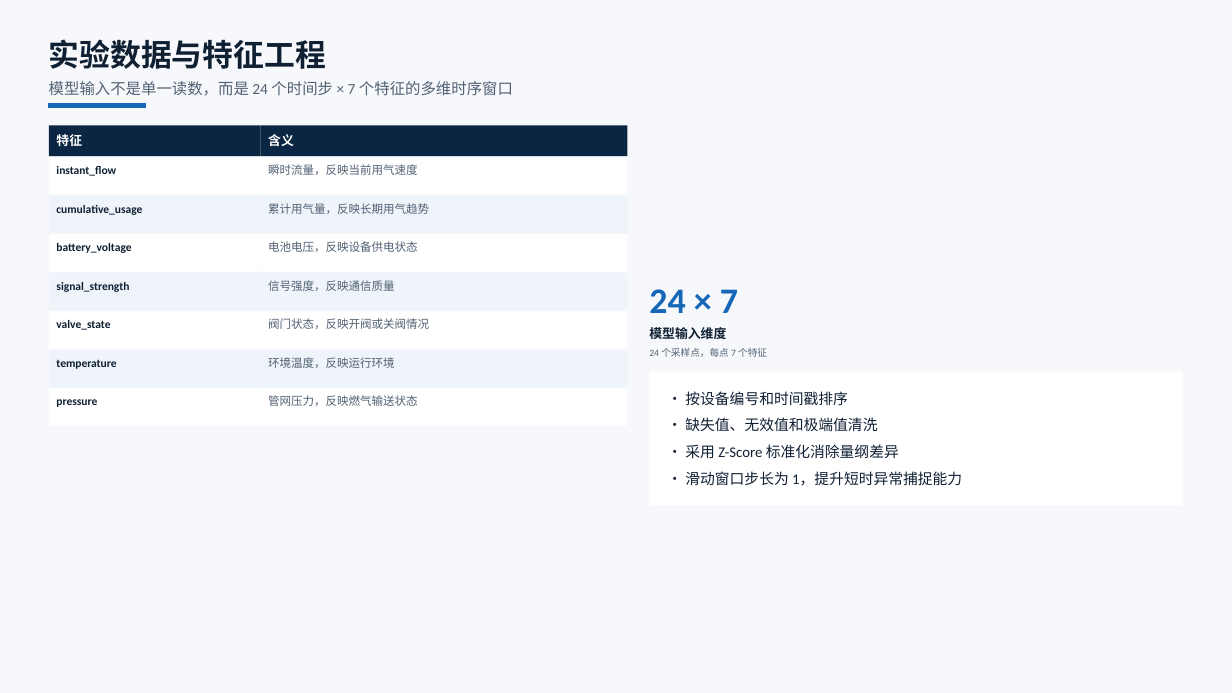
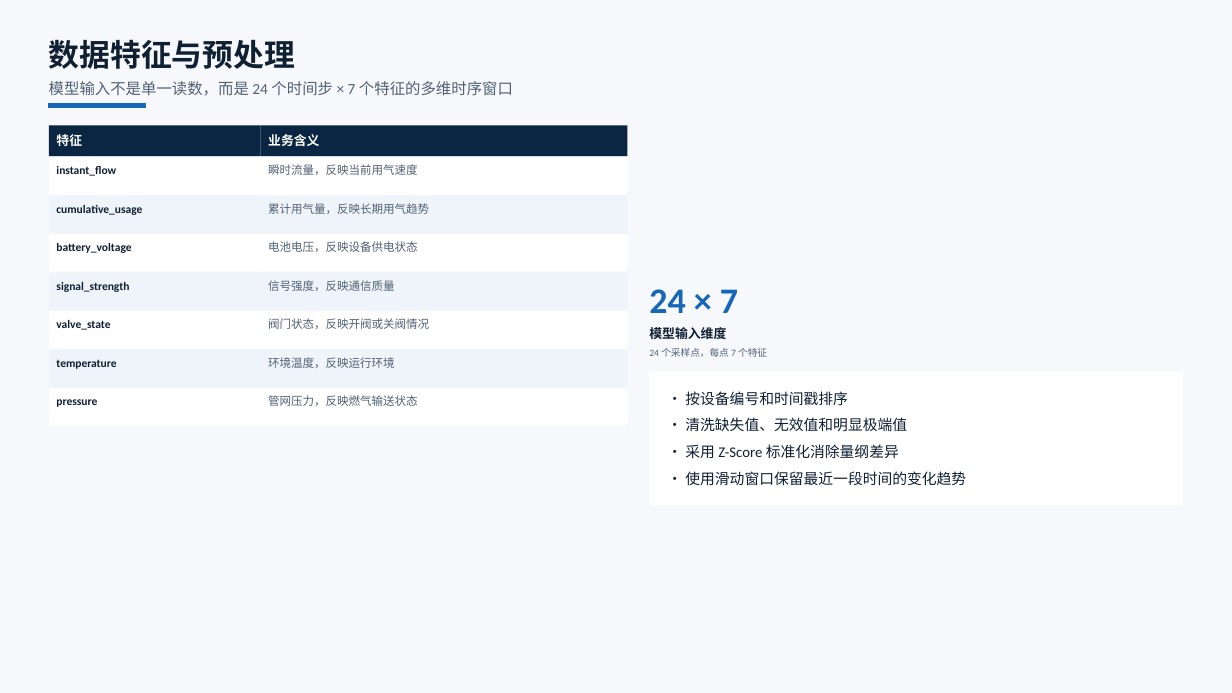
Before and after one commit to solisW/my_thesis_system, a slide deck: slide 6 of docs/2022005052-王晨阳-毕业答辩PPT codex版本.pptx. Drawn at 1232x693 pixels with LibreOffice and Linux fonts; fonts in the diff are those of the drawing. Boxes give left, top, right and bottom in pixels: in the first picture for what was removed or moved away, otherwise in the second. Text is boxed around its words. In the diff, an @@ line names an element or a change of style, - is before the commit and + after.

```diff
--- a/docs/2022005052-王晨阳-毕业答辩PPT codex版本.pptx
+++ b/docs/2022005052-王晨阳-毕业答辩PPT codex版本.pptx
@@ text at bbox=[49, 40, 295, 69]: text changed @@
-实验数据与特征工程
+数据特征与预处理
@@ text at bbox=[268, 134, 319, 146]: text changed @@
-含义
+业务含义
@@ text at bbox=[685, 417, 907, 431]: text changed @@
-• 缺失值、无效值和极端值清洗
+• 清洗缺失值、无效值和明显极端值
@@ text at bbox=[685, 471, 966, 486]: text changed @@
-• 滑动窗口步长为 1，提升短时异常捕捉能力
+• 使用滑动窗口保留最近一段时间的变化趋势
```
Also in this commit, not shown: 17 other slides changed, 50 other files.
